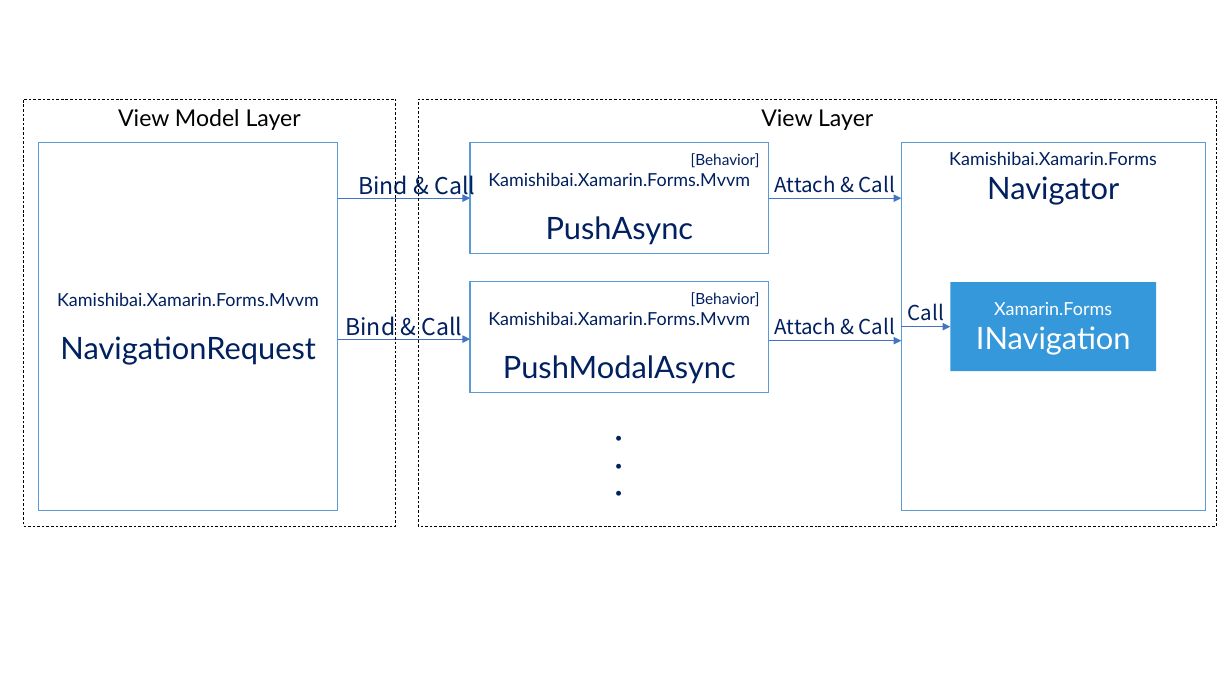
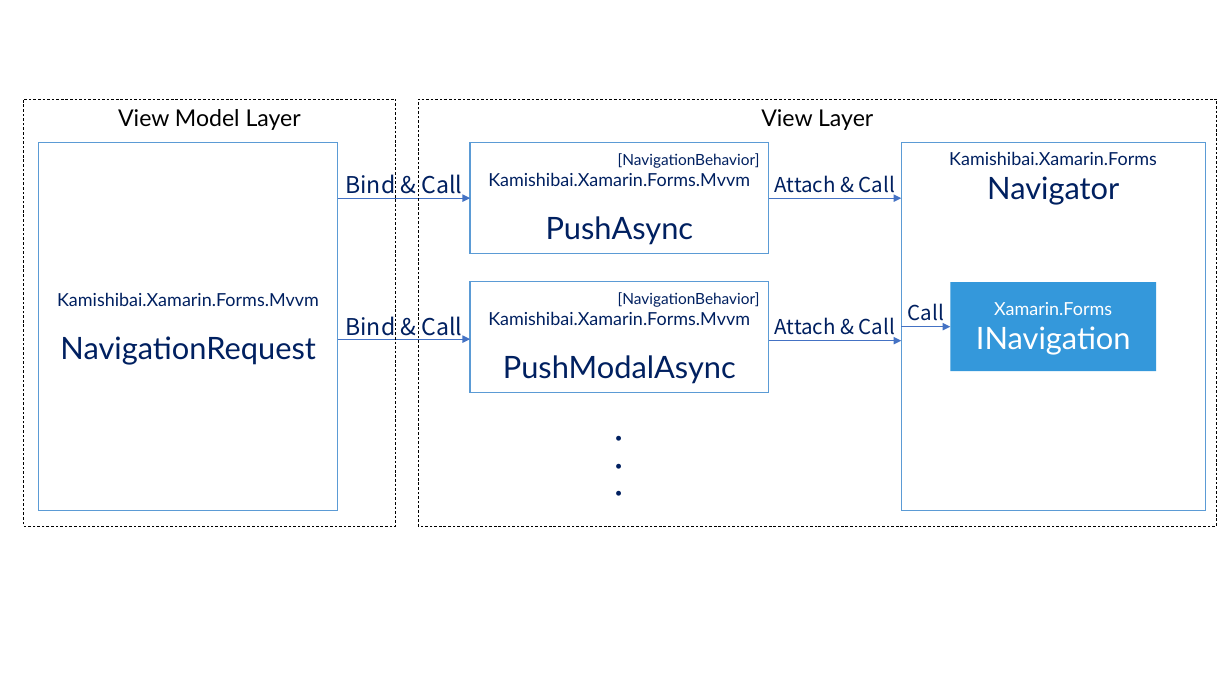
Before and after one commit to nuitsjp/KAMISHIBAI, a slide deck: slide 1 of Document/KAMISHIBAI.pptx. Drawn at 1232x693 pixels with LibreOffice and Linux fonts; fonts in the diff are those of the drawing. Boxes give left, top, right and bottom in pixels: in the first picture for what was removed or moved away, otherwise in the second. Text is boxed around its words. In the diff, an @@ line names an element or a change of style, - is before the commit and + after.

```diff
--- a/Document/KAMISHIBAI.pptx
+++ b/Document/KAMISHIBAI.pptx
@@ text "Bind & Call" rewrapped from box(358, 171, 475, 200) to box(345, 174, 462, 194) @@
@@ text in rectangle at box(618, 153, 760, 168): text changed @@
-[Behavior]
+[NavigationBehavior]
@@ text in rectangle at box(618, 292, 760, 307): text changed @@
-[Behavior]
+[NavigationBehavior]
```
Also in this commit, not shown: 3 other files.
